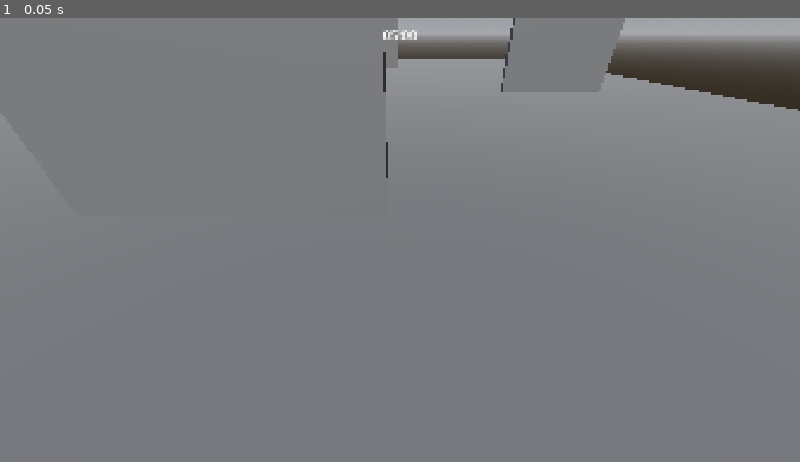
Above: before the commit, frame 1.
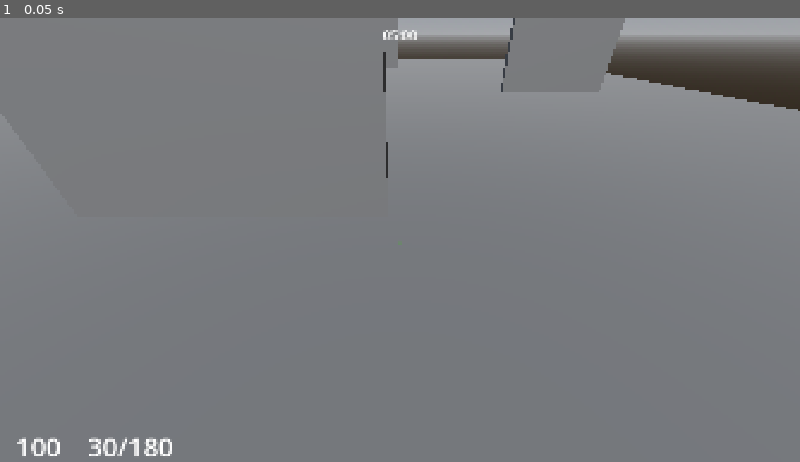
Above: after the commit, the same moment.

Repository: BitsShiftStudios/cat-the-jam
Game: Godot game, scene res://scenes/main.tscn
Same seed, same stepped clock (60 frames per second), same inputs: the game is played once before the commit and once after it.
Inputs:
- Up to frame 1 (0.05 s): no input

The runs differ from the first frame. In frame 1, 0.4% of the frame differs, in the area x 2-22%, y 94-99%.

Commit message:
Health şeyi ekle

Diff:
--- a/scenes/GameUI.tscn
+++ b/scenes/GameUI.tscn
@@ -8,6 +8,9 @@
 
 [sub_resource type="LabelSettings" id="LabelSettings_jkspe"]
 font_size = 32
+
+[sub_resource type="LabelSettings" id="LabelSettings_1twlr"]
+font_size = 64
 
 [node name="GameUI" type="CanvasLayer" unique_id=2105203079]
 script = ExtResource("1_jkspe")
@@ -46,3 +49,34 @@
 layout_mode = 2
 text = "00:00"
 label_settings = SubResource("LabelSettings_jkspe")
+
+[node name="HealthContainer" type="CenterContainer" parent="Control" unique_id=1927763903]
+layout_mode = 1
+anchors_preset = 2
+anchor_top = 1.0
+anchor_bottom = 1.0
+offset_top = -103.0
+offset_right = 185.0
+grow_vertical = 0
+
+[node name="HealthLabel" type="Label" parent="Control/HealthContainer" unique_id=528891934]
+layout_mode = 2
+text = "100"
+label_settings = SubResource("LabelSettings_1twlr")
+horizontal_alignment = 1
+
+[node name="AmmoContainer" type="CenterContainer" parent="Control" unique_id=1942993404]
+layout_mode = 1
+anchors_preset = 2
+anchor_top = 1.0
+anchor_bottom = 1.0
+offset_left = 209.0
+offset_top = -103.0
+offset_right = 407.0
+grow_vertical = 0
+
+[node name="AmmoLabel" type="Label" parent="Control/AmmoContainer" unique_id=1925664381]
+layout_mode = 2
+text = "30/180"
+label_settings = SubResource("LabelSettings_1twlr")
+horizontal_alignment = 1
--- a/scenes/pplayer.tscn
+++ b/scenes/pplayer.tscn
@@ -37,6 +37,9 @@
 properties/4/path = NodePath("Player/Neck/Head:rotation")
 properties/4/spawn = true
 properties/4/replication_mode = 1
+properties/5/path = NodePath("Player:health")
+properties/5/spawn = true
+properties/5/replication_mode = 1
 
 [node name="Node3D" type="Node3D" unique_id=737232604]
 
--- a/scripts/GameUI.gd
+++ b/scripts/GameUI.gd
@@ -1,12 +1,14 @@
 extends CanvasLayer
 
 @onready var timer_label = $Control/TopCenterContainer/TimerLabel
-#@onready var health_bar = $Control/BottomLeftContainer/HealthBar
+@onready var health_label = $Control/HealthContainer/HealthLabel
 
-var timer = 0
+var timer: int
+var health: int = 100
 
 func _ready() -> void:
 	update_timer_display()
+	update_health_display()
 
 func update_timer_value(total_seconds: int) -> void:
 	timer = total_seconds
@@ -18,5 +20,9 @@
 	if timer_label:
 		timer_label.text = "%02d:%02d" % [minutes, seconds]
 
-#func update_health_display(current_health: int) -> void:
-	#health_bar.value = current_health
+func update_health_value(health: int) -> void:
+	self.health = health
+
+func update_health_display() -> void:
+	if health_label:
+		health_label.text = "%d" % health
--- a/scripts/pplayer.gd
+++ b/scripts/pplayer.gd
@@ -6,6 +6,10 @@
 
 @export var LEANING_POSITION_OFFSET = 0.4
 @export var LEANING_ROTATION_DEGREES = 6.0
+
+#Health system
+@onready var game_ui = $/root/Node/GameUI
+@export var health:int = 100
 
 #Speed
 @export_group("Speed settings")
@@ -78,6 +82,15 @@
 
 	$ShapeCast3D.add_exception(self)	# Cast'in içinde olduğu node daki hiç bir nesneye sinyal almamaya yarıyor
 	$ControlUpperHead.add_exception(self)
+
+	game_ui.update_health_value(health)
+	game_ui.update_health_display()
+
+func add_health(amount: int) -> void:
+	health += amount
+	game_ui.update_health_value(health)
+	game_ui.update_health_display()
+
 
 func _physics_process(delta: float) -> void:
 	if not is_multiplayer_authority():
